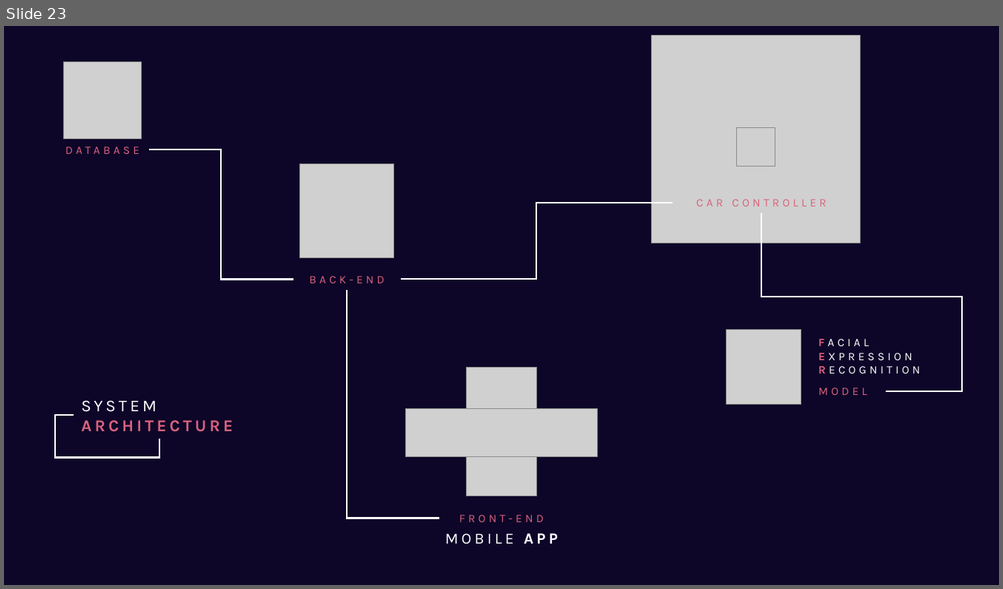
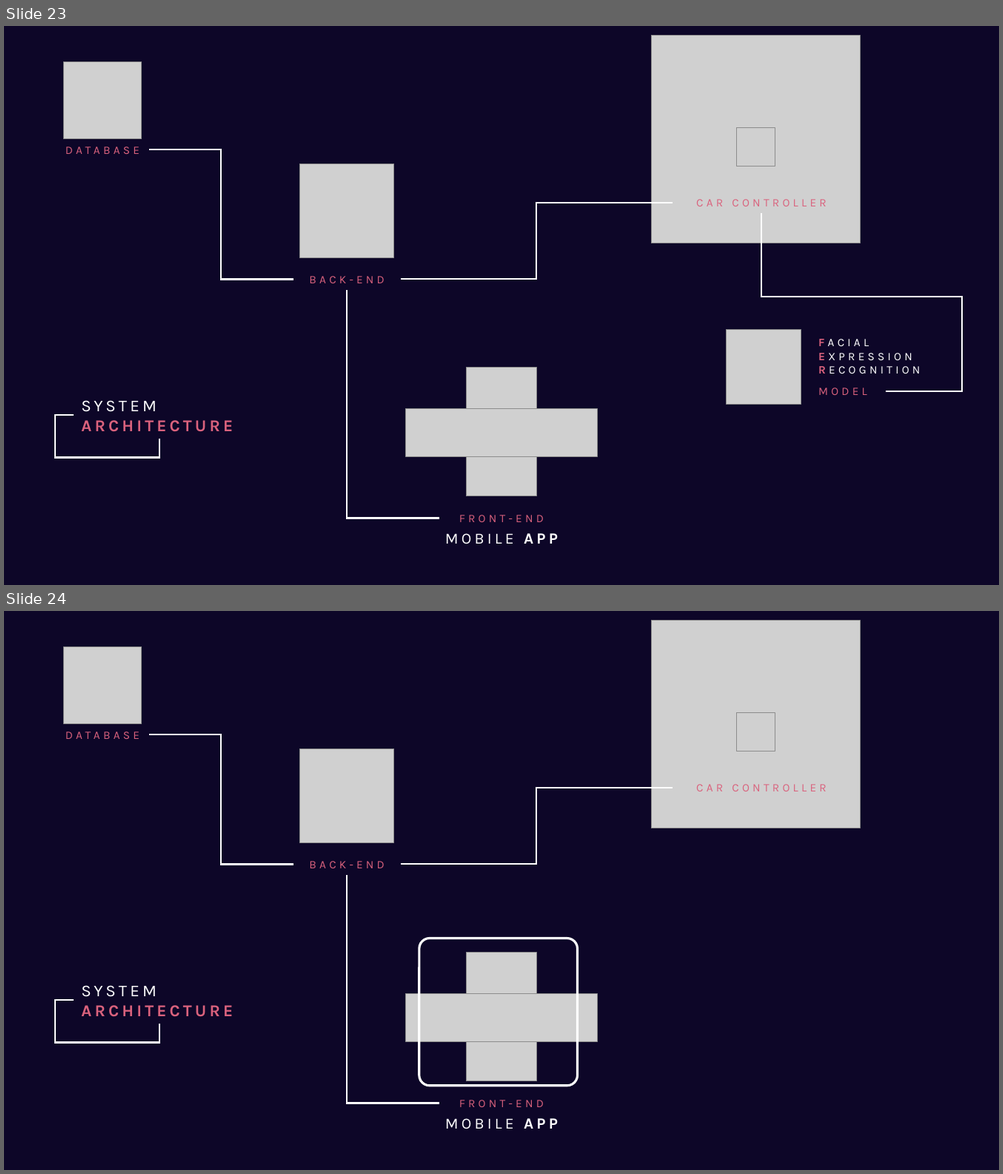
Before and after one commit to GiuseppeSoriano/MoodPilot, a slide deck: Idea/Idea_Presentation.pptx. Shown one above the other, each under a label of ours: slide 23 before the commit, slides 23 and 24 after it. The pictures are 1003x589 and 1003x1174 pixels, drawn with LibreOffice and Linux fonts; fonts in the diff are those of the drawing; grey boxes stand for pictures. Boxes give left, top, right and bottom in pixels: in the first picture for what was removed or moved away, otherwise in the second. Text is boxed around its words. In the diff, an @@ line names an element or a change of style, - is before the commit and + after.

```diff
--- a/Idea/Idea_Presentation.pptx
+++ b/Idea/Idea_Presentation.pptx
@@ slide 24 added at (x1=4, y1=611, x2=999, y2=1170), background #0D0628 @@
@@ picture added at (x1=652, y1=620, x2=860, y2=829) @@
@@ picture added at (x1=64, y1=647, x2=142, y2=724) @@
@@ picture added at (x1=737, y1=713, x2=775, y2=752) @@
@@ text added at (x1=65, y1=732, x2=139, y2=739), 11 pt, text #DA627D @@
+DATABASE
@@ elbow line added from (149, 735) to (293, 865), #FFFFFF 1.5 pt @@
@@ picture added at (x1=300, y1=749, x2=394, y2=843) @@
@@ elbow line added from (400, 865) to (672, 788), #FFFFFF 1.5 pt @@
@@ text added at (x1=696, y1=784, x2=825, y2=792), 11 pt, text #DA627D @@
+CAR CONTROLLER
@@ text added at (x1=309, y1=861, x2=384, y2=869), 11 pt, text #DA627D @@
+BACK-END
@@ elbow line added from (347, 875) to (439, 1103), #FFFFFF 1.5 pt @@
@@ rounded rectangle added at (x1=419, y1=939, x2=577, y2=1086), outline #FFFFFF 2.25 pt @@
@@ text added at (x1=81, y1=985, x2=233, y2=1017), 16 pt, text #DA627D, bold @@
+SYSTEM
+ARCHITECTURE
@@ elbow line added from (159, 1025) to (74, 1000), #FFFFFF 1.5 pt @@
@@ group added at (x1=406, y1=953, x2=597, y2=1130): 2 pictures, 2 texts @@
+FRONT-END
+MOBILE APP
```
Also in this commit, not shown: 8 slides changed, 38 other slides added, 2 slides removed.
